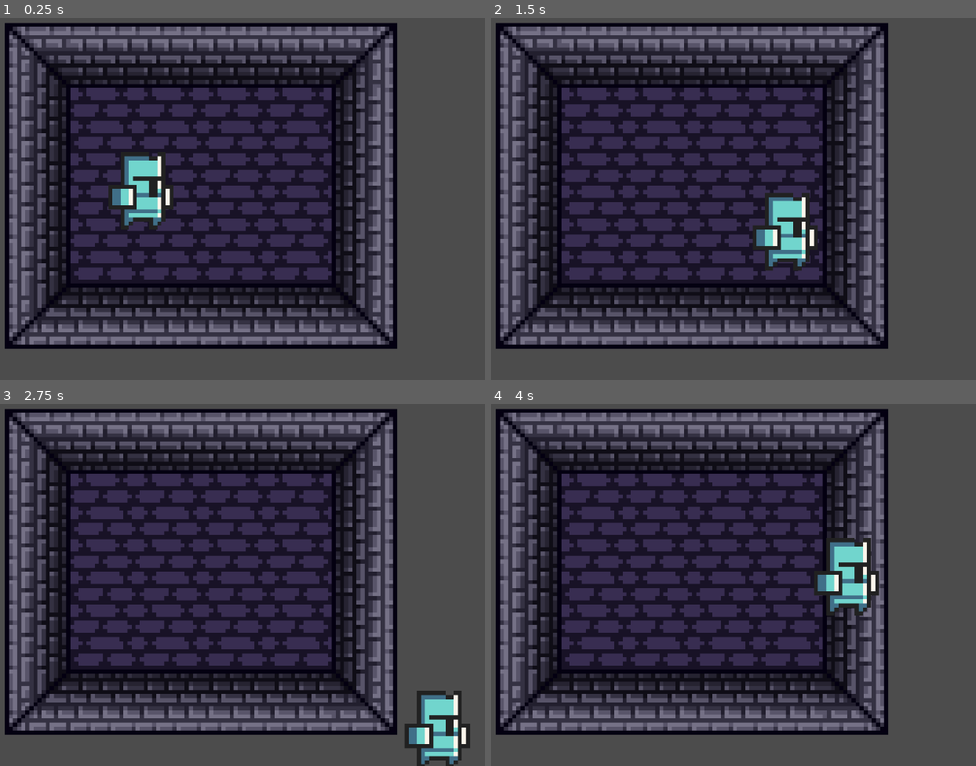
Above: before the commit, frames 1-4 (two rows, left to right).
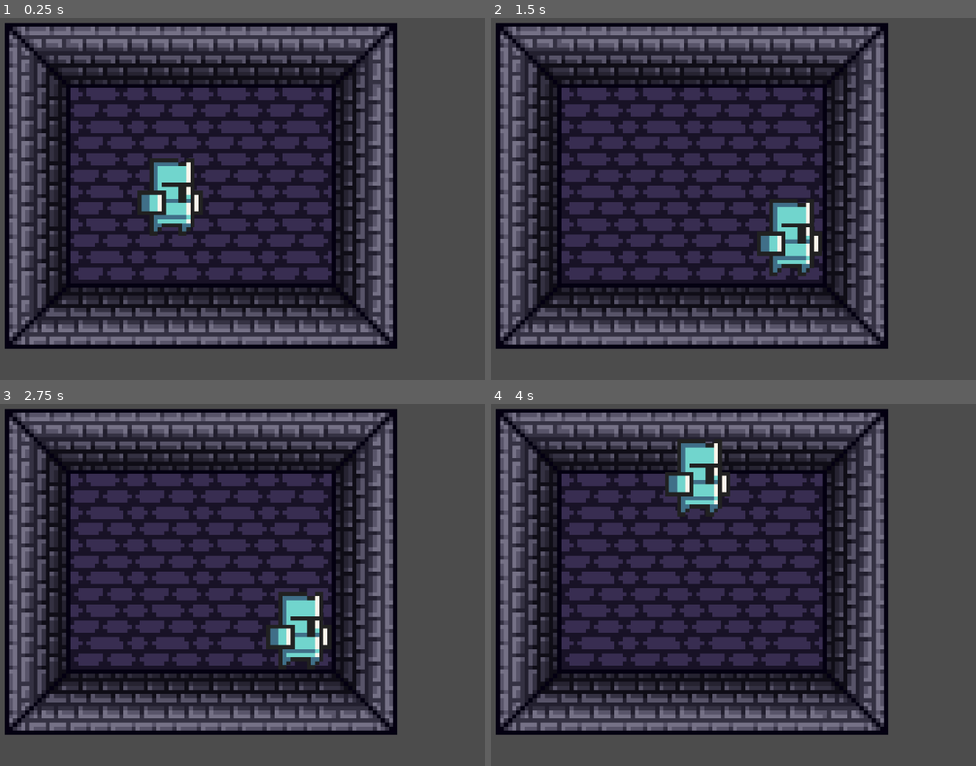
Above: after the commit, the same moments.

Repository: tufteddeer/bookish-octo-waffle
Game: Godot game, scene res://Node2D.tscn
Same seed, same stepped clock (60 frames per second), same inputs: the game is played once before the commit and once after it.
Inputs:
- Up to frame 1 (0.25 s): no input
- Up to frame 2 (1.5 s): tap Enter at 0.5 s; hold D (right) 0.53-1.28 s; hold S (down) from 1.28 s (still down)
- Up to frame 3 (2.75 s): release S (down) at 2.03 s; hold D (right) from 2.03 s (still down)
- Up to frame 4 (4 s): release D (right) at 2.78 s; hold W (up) 2.78-3.53 s; hold A (left) from 3.53 s (still down)

The runs differ from the first frame. In frame 1, 2.6% of the frame differs, in the area x 22-42%, y 37-61%; in frame 2, 1.7%; in frame 3, 3.9%, in the area x 54-97%, y 51-100%; in frame 4, 3.5%.

Commit message:
add collisions for walls and the player

Diff:
--- a/Node2D.tscn
+++ b/Node2D.tscn
@@ -1,8 +1,32 @@
-[gd_scene load_steps=5 format=2]
+[gd_scene load_steps=14 format=2]
 
 [ext_resource path="res://DungeonStarter/DungeonStarter.png" type="Texture" id=1]
 [ext_resource path="res://PlayerMovement.gd" type="Script" id=2]
 [ext_resource path="res://knight.png" type="Texture" id=3]
+
+[sub_resource type="ConvexPolygonShape2D" id=3]
+points = PoolVector2Array( 0, 0, 16, 0, 16, 16, 0, 16 )
+
+[sub_resource type="ConvexPolygonShape2D" id=4]
+points = PoolVector2Array( 0, 0, 16, 0, 16, 16, 0, 16 )
+
+[sub_resource type="ConvexPolygonShape2D" id=5]
+points = PoolVector2Array( 0, 0, 16, 0, 16, 16, 0, 16 )
+
+[sub_resource type="ConvexPolygonShape2D" id=6]
+points = PoolVector2Array( 0, 0, 16, 0, 16, 16, 0, 16 )
+
+[sub_resource type="ConvexPolygonShape2D" id=7]
+points = PoolVector2Array( 0, 0, 16, 0, 16, 16, 0, 16 )
+
+[sub_resource type="ConvexPolygonShape2D" id=8]
+points = PoolVector2Array( 0, 0, 16, 0, 16, 16, 0, 16 )
+
+[sub_resource type="ConvexPolygonShape2D" id=9]
+points = PoolVector2Array( 0, 0, 16, 0, 16, 16, 0, 16 )
+
+[sub_resource type="ConvexPolygonShape2D" id=10]
+points = PoolVector2Array( 0, 0, 16, 0, 16, 16, 0, 16 )
 
 [sub_resource type="TileSet" id=1]
 0/name = "DungeonStarter.png 0"
@@ -13,7 +37,13 @@
 0/tile_mode = 0
 0/occluder_offset = Vector2( 0, 0 )
 0/navigation_offset = Vector2( 0, 0 )
-0/shapes = [  ]
+0/shapes = [ {
+"autotile_coord": Vector2( 0, 0 ),
+"one_way": false,
+"one_way_margin": 1.0,
+"shape": SubResource( 3 ),
+"shape_transform": Transform2D( 1, 0, 0, 1, 0, 0 )
+} ]
 0/z_index = 0
 1/name = "DungeonStarter.png 1"
 1/texture = ExtResource( 1 )
@@ -23,7 +53,13 @@
 1/tile_mode = 0
 1/occluder_offset = Vector2( 0, 0 )
 1/navigation_offset = Vector2( 0, 0 )
-1/shapes = [  ]
+1/shapes = [ {
+"autotile_coord": Vector2( 0, 0 ),
+"one_way": false,
+"one_way_margin": 1.0,
+"shape": SubResource( 4 ),
+"shape_transform": Transform2D( 1, 0, 0, 1, 0, 0 )
+} ]
 1/z_index = 0
 2/name = "DungeonStarter.png 2"
 2/texture = ExtResource( 1 )
@@ -33,7 +69,13 @@
 2/tile_mode = 0
 2/occluder_offset = Vector2( 0, 0 )
 2/navigation_offset = Vector2( 0, 0 )
-2/shapes = [  ]
+2/shapes = [ {
+"autotile_coord": Vector2( 0, 0 ),
+"one_way": false,
+"one_way_margin": 1.0,
+"shape": SubResource( 6 ),
+"shape_transform": Transform2D( 1, 0, 0, 1, 0, 0 )
+} ]
 2/z_index = 0
 5/name = "DungeonStarter.png 5"
 5/texture = ExtResource( 1 )
@@ -43,7 +85,13 @@
 5/tile_mode = 0
 5/occluder_offset = Vector2( 0, 0 )
 5/navigation_offset = Vector2( 0, 0 )
-5/shapes = [  ]
+5/shapes = [ {
+"autotile_coord": Vector2( 0, 0 ),
+"one_way": false,
+"one_way_margin": 1.0,
+"shape": SubResource( 7 ),
+"shape_transform": Transform2D( 1, 0, 0, 1, 0, 0 )
+} ]
 5/z_index = 0
 6/name = "DungeonStarter.png 6"
 6/texture = ExtResource( 1 )
@@ -53,7 +101,13 @@
 6/tile_mode = 0
 6/occluder_offset = Vector2( 0, 0 )
 6/navigation_offset = Vector2( 0, 0 )
-6/shapes = [  ]
+6/shapes = [ {
+"autotile_coord": Vector2( 0, 0 ),
+"one_way": false,
+"one_way_margin": 1.0,
+"shape": SubResource( 8 ),
+"shape_transform": Transform2D( 1, 0, 0, 1, 0, 0 )
+} ]
 6/z_index = 0
 7/name = "DungeonStarter.png 7"
 7/texture = ExtResource( 1 )
@@ -73,7 +127,13 @@
 8/tile_mode = 0
 8/occluder_offset = Vector2( 0, 0 )
 8/navigation_offset = Vector2( 0, 0 )
-8/shapes = [  ]
+8/shapes = [ {
+"autotile_coord": Vector2( 0, 0 ),
+"one_way": false,
+"one_way_margin": 1.0,
+"shape": SubResource( 9 ),
+"shape_transform": Transform2D( 1, 0, 0, 1, 0, 0 )
+} ]
 8/z_index = 0
 9/name = "DungeonStarter.png 9"
 9/texture = ExtResource( 1 )
@@ -83,7 +143,13 @@
 9/tile_mode = 0
 9/occluder_offset = Vector2( 0, 0 )
 9/navigation_offset = Vector2( 0, 0 )
-9/shapes = [  ]
+9/shapes = [ {
+"autotile_coord": Vector2( 0, 0 ),
+"one_way": false,
+"one_way_margin": 1.0,
+"shape": SubResource( 10 ),
+"shape_transform": Transform2D( 1, 0, 0, 1, 0, 0 )
+} ]
 9/z_index = 0
 10/name = "DungeonStarter.png 10"
 10/texture = ExtResource( 1 )
@@ -93,8 +159,17 @@
 10/tile_mode = 0
 10/occluder_offset = Vector2( 0, 0 )
 10/navigation_offset = Vector2( 0, 0 )
-10/shapes = [  ]
+10/shapes = [ {
+"autotile_coord": Vector2( 0, 0 ),
+"one_way": false,
+"one_way_margin": 1.0,
+"shape": SubResource( 5 ),
+"shape_transform": Transform2D( 1, 0, 0, 1, 0, 0 )
+} ]
 10/z_index = 0
+
+[sub_resource type="RectangleShape2D" id=2]
+extents = Vector2( 8, 4.3718 )
 
 [node name="Node2D" type="Node2D"]
 
@@ -111,8 +186,12 @@
 zoom = Vector2( 0.15, 0.15 )
 
 [node name="KinematicBody2D" type="KinematicBody2D" parent="."]
+position = Vector2( 104.417, 90.7038 )
 script = ExtResource( 2 )
 
 [node name="knight" type="Sprite" parent="KinematicBody2D"]
-position = Vector2( 97.3124, 89.2448 )
 texture = ExtResource( 3 )
+
+[node name="CollisionShape2D" type="CollisionShape2D" parent="KinematicBody2D"]
+position = Vector2( 0.0595322, 5.11031 )
+shape = SubResource( 2 )
